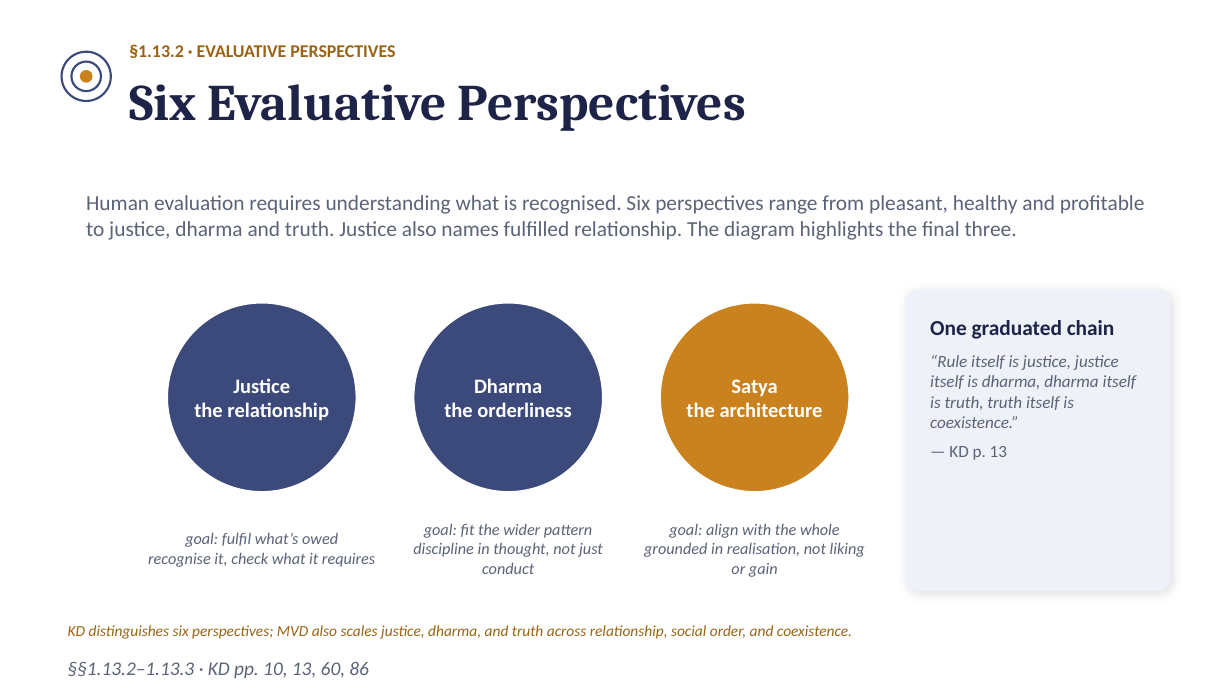
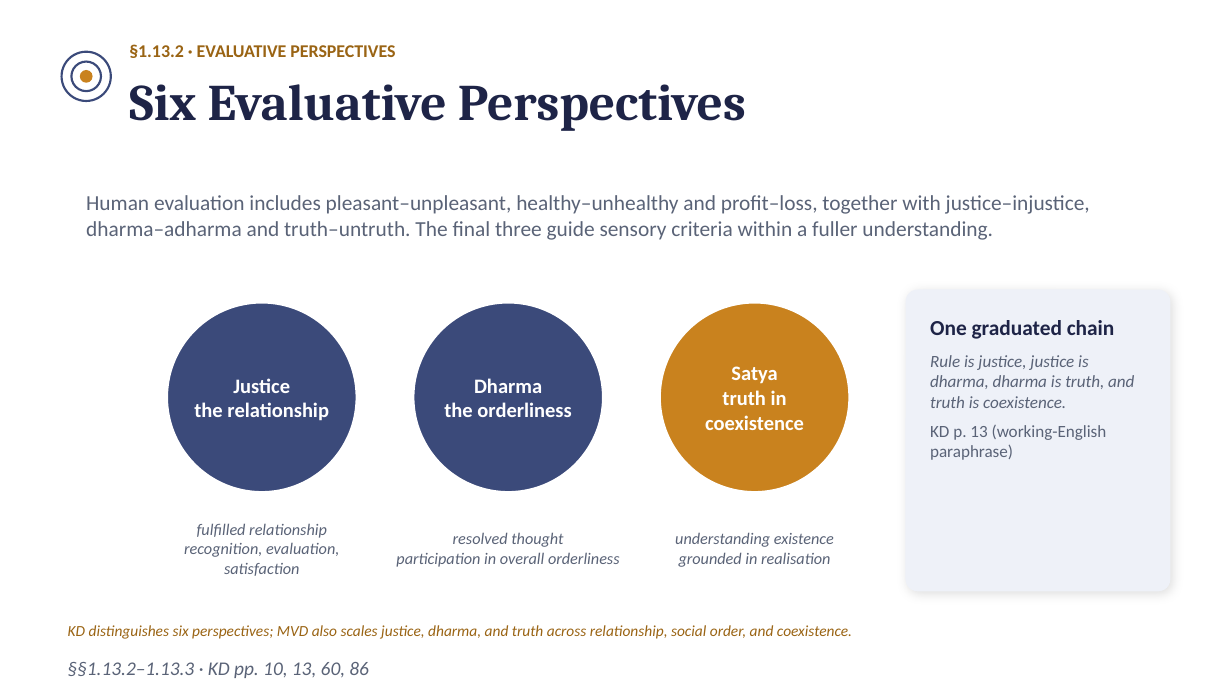
Before and after one commit to raghavamohan/AnalyticMadhyasthDarshan, a slide deck: slide 23 of Studies/The-Ontology-of-Coexistence/The-Ontology-of-Existence-Madhyasth-Darshan.pptx. Drawn at 1232x693 pixels with LibreOffice and Linux fonts; fonts in the diff are those of the drawing. Boxes give left, top, right and bottom in pixels: in the first picture for what was removed or moved away, otherwise in the second. Text is boxed around its words. In the diff, an @@ line names an element or a change of style, - is before the commit and + after.

```diff
--- a/Studies/The-Ontology-of-Coexistence/The-Ontology-of-Existence-Madhyasth-Darshan.pptx
+++ b/Studies/The-Ontology-of-Coexistence/The-Ontology-of-Existence-Madhyasth-Darshan.pptx
@@ text at (86,195,1090,240): text changed @@
-Human evaluation requires understanding what is recognised. Six perspectives range from pleasant, healthy and profitable to justice, dharma and truth. Justice also names fulfilled relationship. The diagram highlights the final three.
+Human evaluation includes pleasant–unpleasant, healthy–unhealthy and profit–loss, together with justice–injustice, dharma–adharma and truth–untruth. The final three guide sensory criteria within a fuller understanding.
@@ text at (930,355,1134,460): text changed @@
-“Rule itself is justice, justice itself is dharma, dharma itself is truth, truth itself is coexistence.”
-— KD p. 13
+Rule is justice, justice is dharma, dharma is truth, and truth is coexistence.
+KD p. 13 (working-English paraphrase)
@@ text at (705,390,804,430): text changed @@
-the architecture
+truth in coexistence
@@ text at (184,523,339,576): text changed @@
-goal: fulfil what’s owed
-recognise it, check what it requires
+fulfilled relationship
+recognition, evaluation, satisfaction
@@ text at (396,532,620,567): text changed @@
-goal: fit the wider pattern
-discipline in thought, not just conduct
+resolved thought
+participation in overall orderliness
@@ text at (675,532,834,567): text changed @@
-goal: align with the whole
-grounded in realisation, not liking or gain
+understanding existence
+grounded in realisation
```
Also in this commit, not shown: 12 other slides changed, 14 other files.
